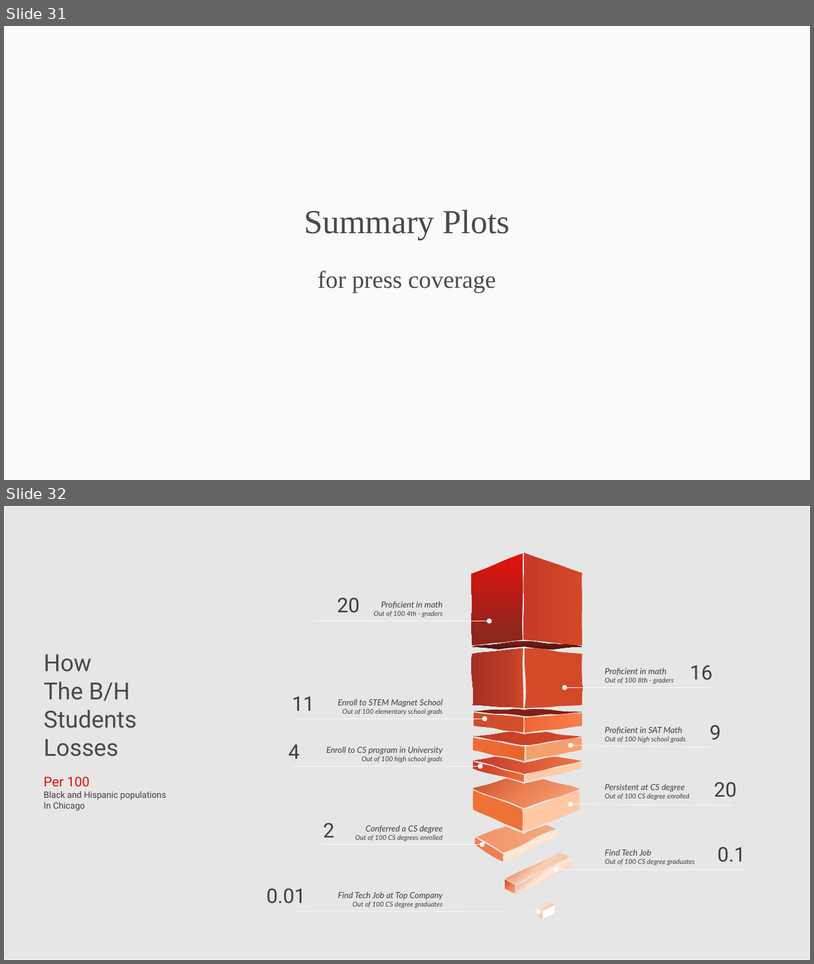
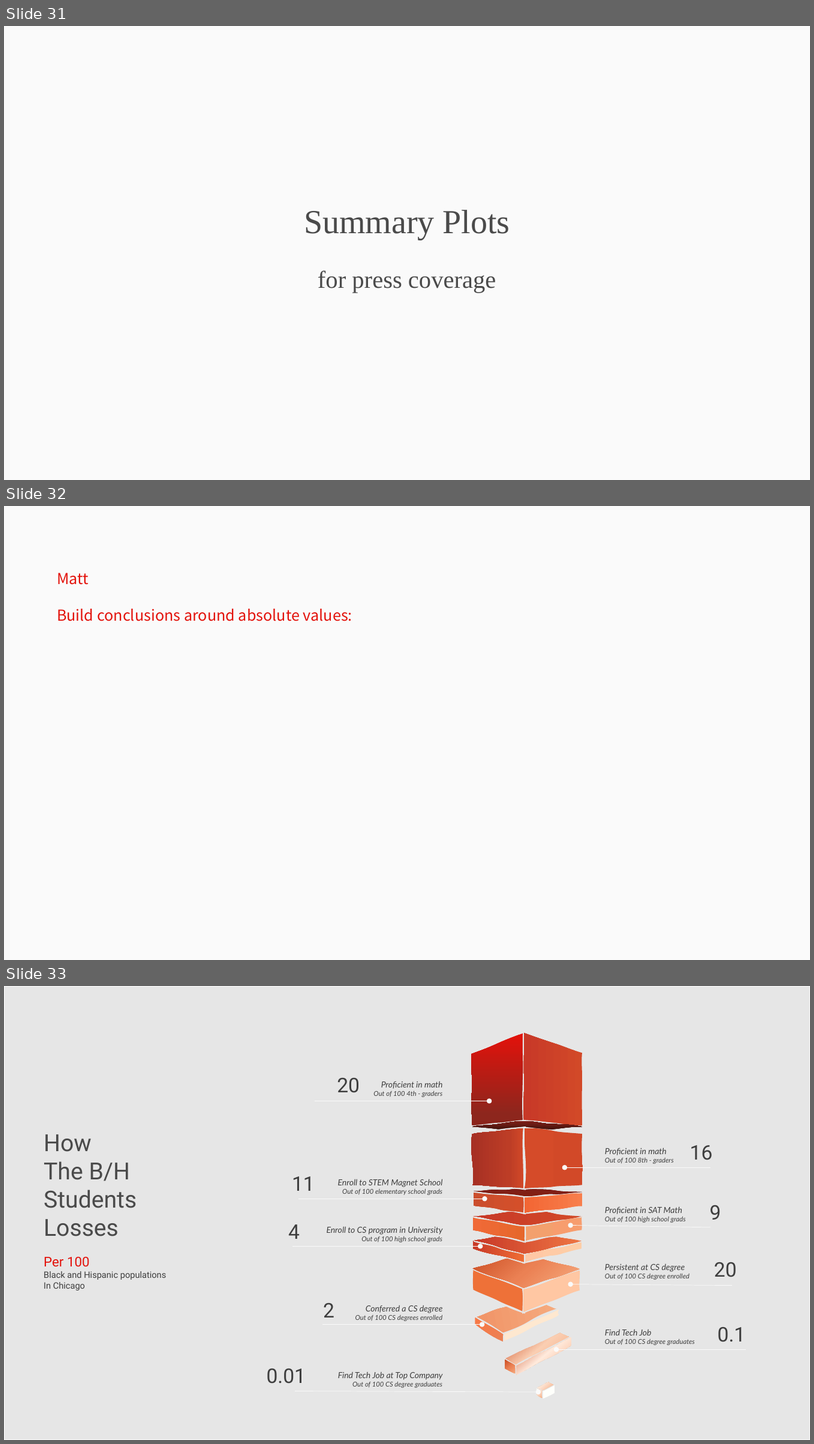
Before and after one commit to p33chicago/P33-DEI-dashboard-project, a slide deck: docs/Deep diving plots.pptx. Shown one above the other, each under a label of ours: slides 31 and 32 before the commit, slides 31, 32 and 33 after it. The pictures are 814x964 and 814x1444 pixels, drawn with LibreOffice and Linux fonts; fonts in the diff are those of the drawing. Boxes give left, top, right and bottom in pixels: in the first picture for what was removed or moved away, otherwise in the second. Text is boxed around its words. In the diff, an @@ line names an element or a change of style, - is before the commit and + after.

```diff
--- a/docs/Deep diving plots.pptx
+++ b/docs/Deep diving plots.pptx
@@ slide 32 added at (4,506,810,960), background #FAFAFA @@
@@ rectangle added at (4,506,810,960), fill #FAFAFA, outline #FAFAFA 1 pt @@
@@ text added at (57,573,353,621), 18 pt, text #E3120B @@
+Matt
+Build conclusions around absolute values:
@@ what was slide 32 is now slide 33 @@
```
Also in this commit, not shown: 2 slides changed, 1 other file.
